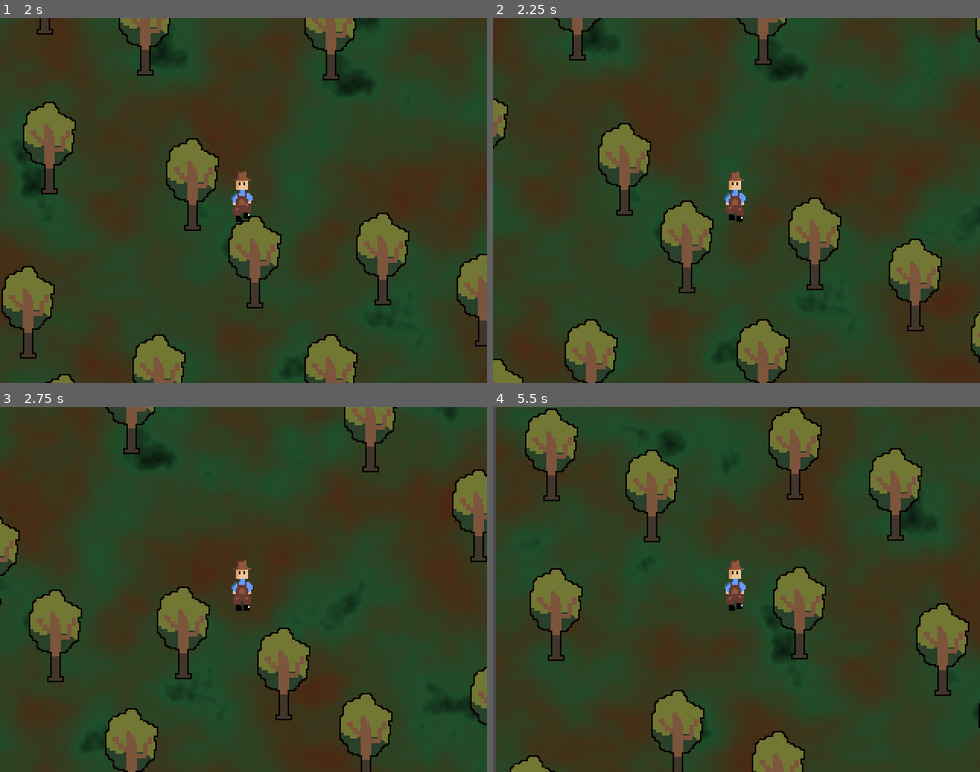
Above: before the commit, frames 1-4 (two rows, left to right).
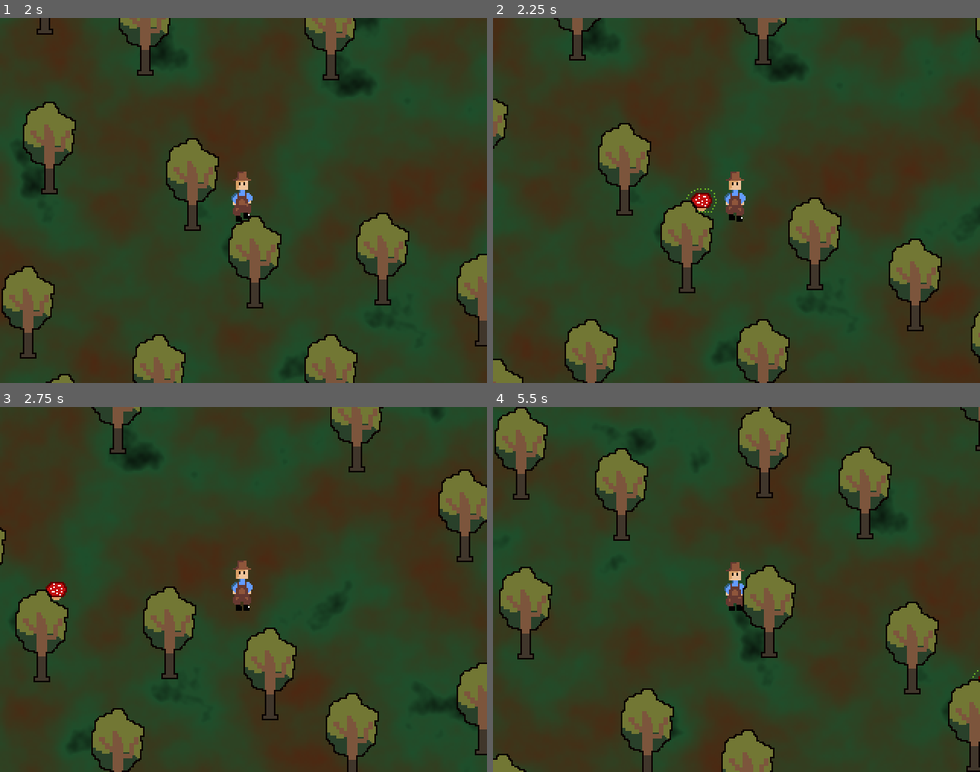
Above: after the commit, the same moments.

Repository: Eren1601/Cyberpunk-Frankenjam
Game: Godot game, scene res://scenes/World.tscn
Two runs of this game, one before a commit and one after it. Both use one fixed random seed, a clock stepped at 60 frames per second and the inputs below.
Inputs:
- Up to frame 1 (2 s): tap Enter at 0.5 s; hold D (move_right) 0.53-1.28 s; tap 2 (plant_mushroom) at 0.6, 1.35 s; hold S (move_down) from 1.28 s (still down)
- Up to frame 2 (2.25 s): release S (move_down) at 2.03 s; hold D (move_right) from 2.03 s (still down); tap 2 (plant_mushroom) at 2.1 s
- Up to frame 3 (2.75 s): keep holding D (move_right)
- Up to frame 4 (5.5 s): release D (move_right) at 2.78 s; hold W (move_up) 2.78-3.53 s; tap 2 (plant_mushroom) every 0.75 s from 2.85 to 5.1 s; hold A (move_left) 3.53-5.03 s; hold S (move_down) from 5.03 s (still down)

Frame 1 is identical in both runs. In frame 2, 0.2% of the frame differs, in the area x 39-46%, y 46-54%; in frame 3, 12%; in frame 4, 23%, in the area x 0-100%, y 0-100%.

Commit message:
Pilz platzieren

Diff:
--- /dev/null
+++ b/scenes/Pilz.tscn
@@ -0,0 +1,57 @@
+[gd_scene load_steps=9 format=3 uid="uid://c62bxriyf3xm7"]
+
+[ext_resource type="Script" uid="uid://gc7ghgg03d86" path="res://scenes/pilz.gd" id="1_n7kbj"]
+[ext_resource type="Texture2D" uid="uid://bhusq3dqpom03" path="res://aseprite/Animation Pilz.png" id="1_wo5an"]
+
+[sub_resource type="AtlasTexture" id="AtlasTexture_wo5an"]
+atlas = ExtResource("1_wo5an")
+region = Rect2(0, 0, 24, 24)
+
+[sub_resource type="AtlasTexture" id="AtlasTexture_n7kbj"]
+atlas = ExtResource("1_wo5an")
+region = Rect2(24, 0, 24, 24)
+
+[sub_resource type="AtlasTexture" id="AtlasTexture_rutrc"]
+atlas = ExtResource("1_wo5an")
+region = Rect2(48, 0, 24, 24)
+
+[sub_resource type="AtlasTexture" id="AtlasTexture_xy864"]
+atlas = ExtResource("1_wo5an")
+region = Rect2(72, 0, 24, 24)
+
+[sub_resource type="AtlasTexture" id="AtlasTexture_1gxit"]
+atlas = ExtResource("1_wo5an")
+region = Rect2(96, 0, 24, 24)
+
+[sub_resource type="SpriteFrames" id="SpriteFrames_gnxu8"]
+animations = [{
+"frames": [{
+"duration": 1.0,
+"texture": SubResource("AtlasTexture_wo5an")
+}, {
+"duration": 1.0,
+"texture": SubResource("AtlasTexture_n7kbj")
+}, {
+"duration": 1.0,
+"texture": SubResource("AtlasTexture_rutrc")
+}, {
+"duration": 1.0,
+"texture": SubResource("AtlasTexture_xy864")
+}, {
+"duration": 1.0,
+"texture": SubResource("AtlasTexture_1gxit")
+}],
+"loop": true,
+"name": &"default",
+"speed": 5.0
+}]
+
+[node name="Node2D" type="Node2D"]
+script = ExtResource("1_n7kbj")
+
+[node name="StaticBody2D" type="StaticBody2D" parent="."]
+
+[node name="AnimatedSprite2D" type="AnimatedSprite2D" parent="."]
+sprite_frames = SubResource("SpriteFrames_gnxu8")
+frame = 2
+frame_progress = 0.7692803
--- a/scenes/Tree.tscn
+++ b/scenes/Tree.tscn
@@ -4,8 +4,8 @@
 [ext_resource type="Texture2D" uid="uid://dpjwsjkxol4xa" path="res://aseprite/Sprites/Polar_Baum.png" id="2_omb14"]
 
 [sub_resource type="CapsuleShape2D" id="CapsuleShape2D_omb14"]
-radius = 3.5
-height = 10.0
+radius = 6.0
+height = 12.0
 
 [node name="Tree" type="Node2D"]
 z_index = 1
@@ -22,5 +22,5 @@
 collision_layer = 2
 
 [node name="CollisionShape2D" type="CollisionShape2D" parent="StaticBody2D"]
-position = Vector2(0, -5)
+position = Vector2(-24, -60)
 shape = SubResource("CapsuleShape2D_omb14")
--- /dev/null
+++ b/scenes/pilz.gd
@@ -0,0 +1,6 @@
+extends Node2D
+@onready var anim: AnimatedSprite2D = $AnimatedSprite2D
+
+# Called when the node enters the scene tree for the first time.
+func _ready() -> void:
+	anim.play("default")
--- a/scripts/player.gd
+++ b/scripts/player.gd
@@ -2,6 +2,9 @@
 
 @export var speed: float = 200.0
 @onready var anim: AnimatedSprite2D = $AnimatedSprite2D
+@export var Pilz: PackedScene = preload("res://scenes/Pilz.tscn")
+
+
 func _ready() -> void:
 	anim.play("idle")
 
@@ -25,7 +28,15 @@
 	else:
 		velocity = Vector2.ZERO
 		move_and_slide()
-
 		# Animation wechseln zu "idle"
 		if anim.animation != "idle":
 			anim.play("idle")
+
+	# Pilz platzieren
+	if Input.is_action_just_pressed("plant_mushroom"):
+		_place_mushroom()
+
+func _place_mushroom():
+	var mushroom = Pilz.instantiate()
+	mushroom.position = position
+	get_tree().current_scene.add_child(mushroom)
Not shown, added: aseprite/Animation Pilz.png.import
Not shown, added: scenes/pilz.gd.uid
